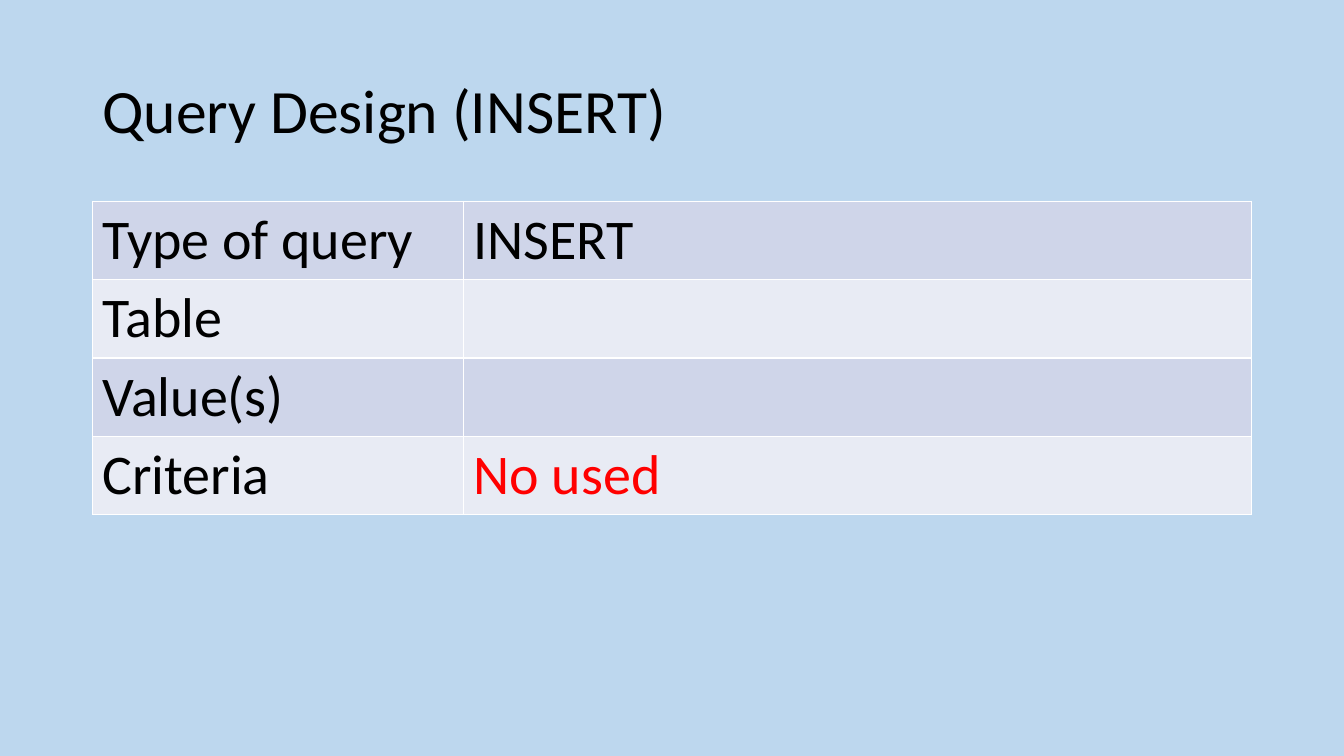
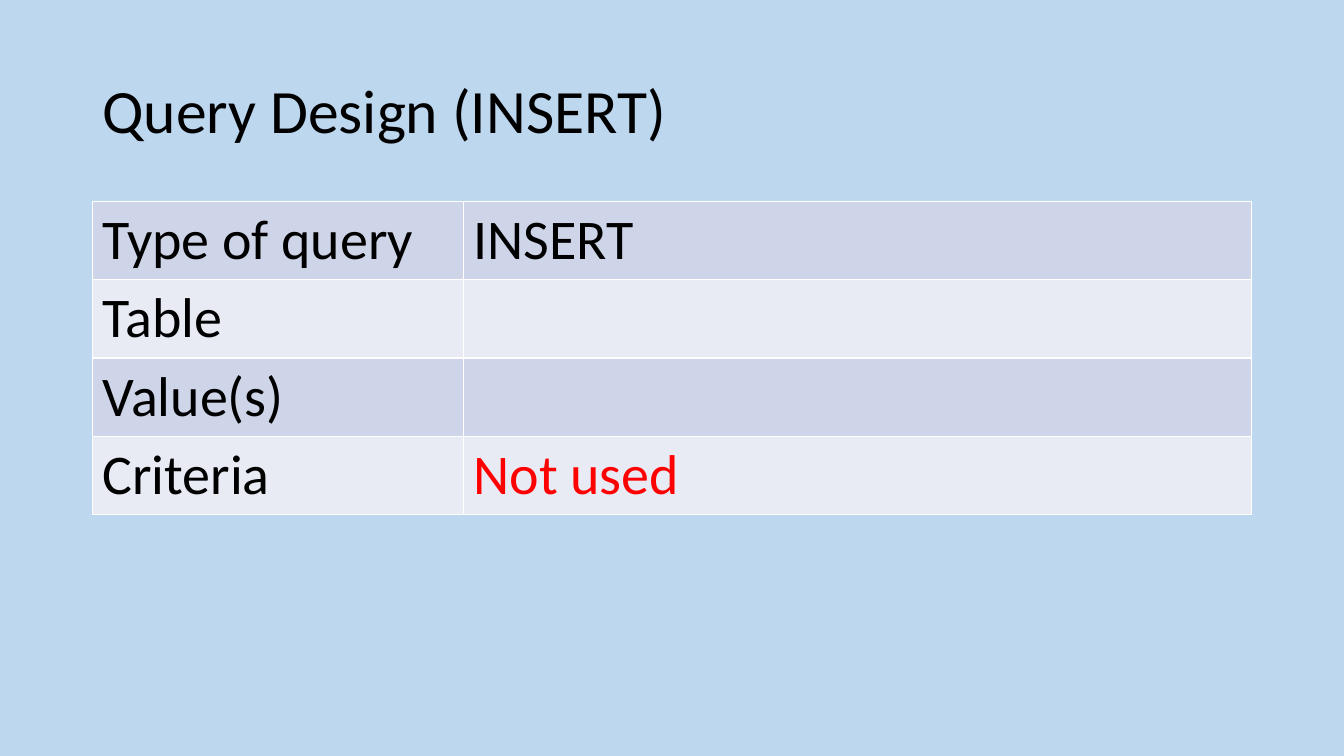
Before and after one commit to MrFriendCS/MrFriendCS.github.io, a slide deck: slide 212 of n5-cs/ddd/N5 CS DDD Slides.pptx. Drawn at 1344x756 pixels with LibreOffice and Linux fonts; fonts in the diff are those of the drawing. Boxes give left, top, right and bottom in pixels: in the first picture for what was removed or moved away, otherwise in the second. Text is boxed around its words. In the diff, an @@ line names an element or a change of style, - is before the commit and + after.

```diff
--- a/n5-cs/ddd/N5 CS DDD Slides.pptx
+++ b/n5-cs/ddd/N5 CS DDD Slides.pptx
@@ table at bbox=[93, 202, 1252, 511] @@
-row 4, column 2: No used
+row 4, column 2: Not used
```
Also in this commit, not shown: 1 other slide changed, 1 slide added, 9 other files.
